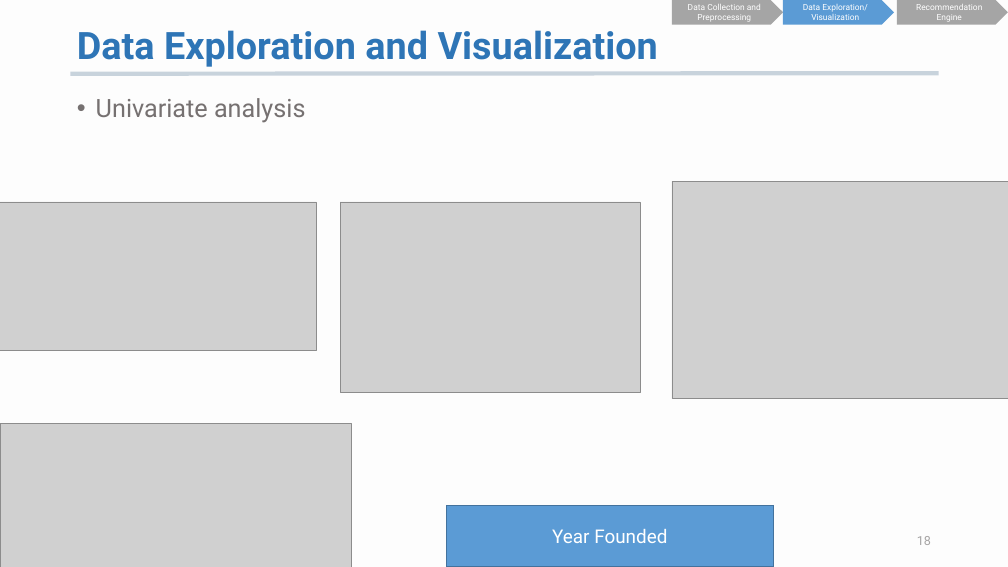
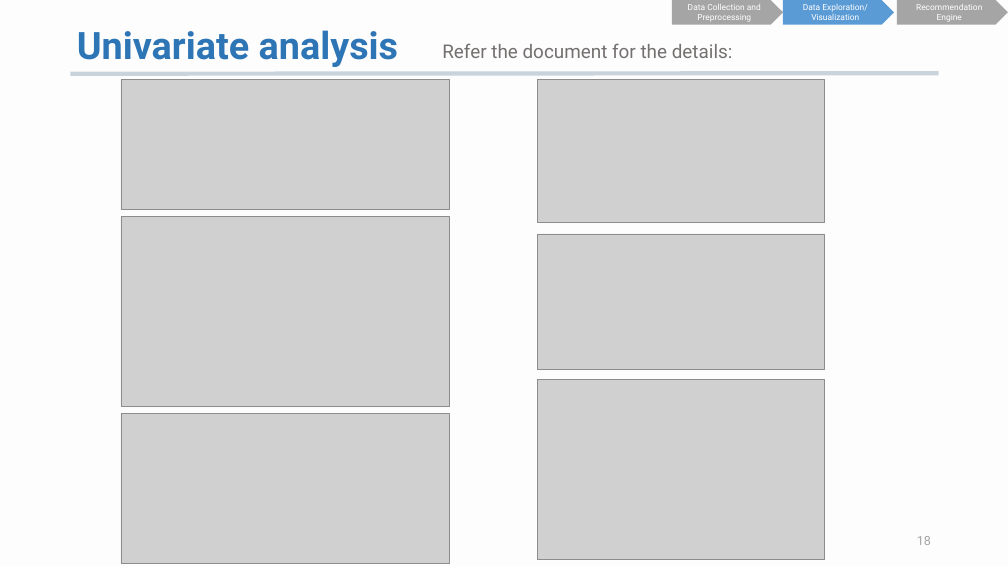
Before and after one commit to K-AlfredIwasaki/job_hunting_made_easy, a slide deck: slide 18 of startup_db_recommendation.pptx. Drawn at 1008x567 pixels with LibreOffice and Linux fonts; fonts in the diff are those of the drawing; grey boxes stand for pictures. Boxes give left, top, right and bottom in pixels: in the first picture for what was removed or moved away, otherwise in the second. Text is boxed around its words. In the diff, an @@ line names an element or a change of style, - is before the commit and + after.

```diff
--- a/startup_db_recommendation.pptx
+++ b/startup_db_recommendation.pptx
@@ title at bbox=[77, 30, 399, 67]: text changed @@
-Data Exploration and Visualization
+Univariate analysis
@@ text added at bbox=[442, 43, 733, 58], 18 pt, text #757070 @@
+Refer the document for the details:
@@ picture added at bbox=[121, 79, 449, 209] @@
@@ picture added at bbox=[538, 79, 825, 222] @@
@@ text removed at bbox=[96, 98, 305, 123] @@
-• Univariate analysis
@@ picture removed at bbox=[0, 202, 316, 350] @@
@@ picture removed at bbox=[340, 202, 640, 392] @@
@@ picture removed at bbox=[672, 181, 1008, 399] @@
@@ picture added at bbox=[121, 217, 449, 407] @@
@@ picture added at bbox=[538, 234, 825, 369] @@
@@ picture added at bbox=[538, 380, 825, 560] @@
@@ picture added at bbox=[121, 414, 449, 563] @@
@@ picture removed at bbox=[0, 424, 352, 567] @@
@@ rectangle removed at bbox=[446, 505, 774, 567] @@
-Year Founded
```
Also in this commit, not shown: 11 other slides changed, 2 slides added, 1 slide removed, 3 other files.
